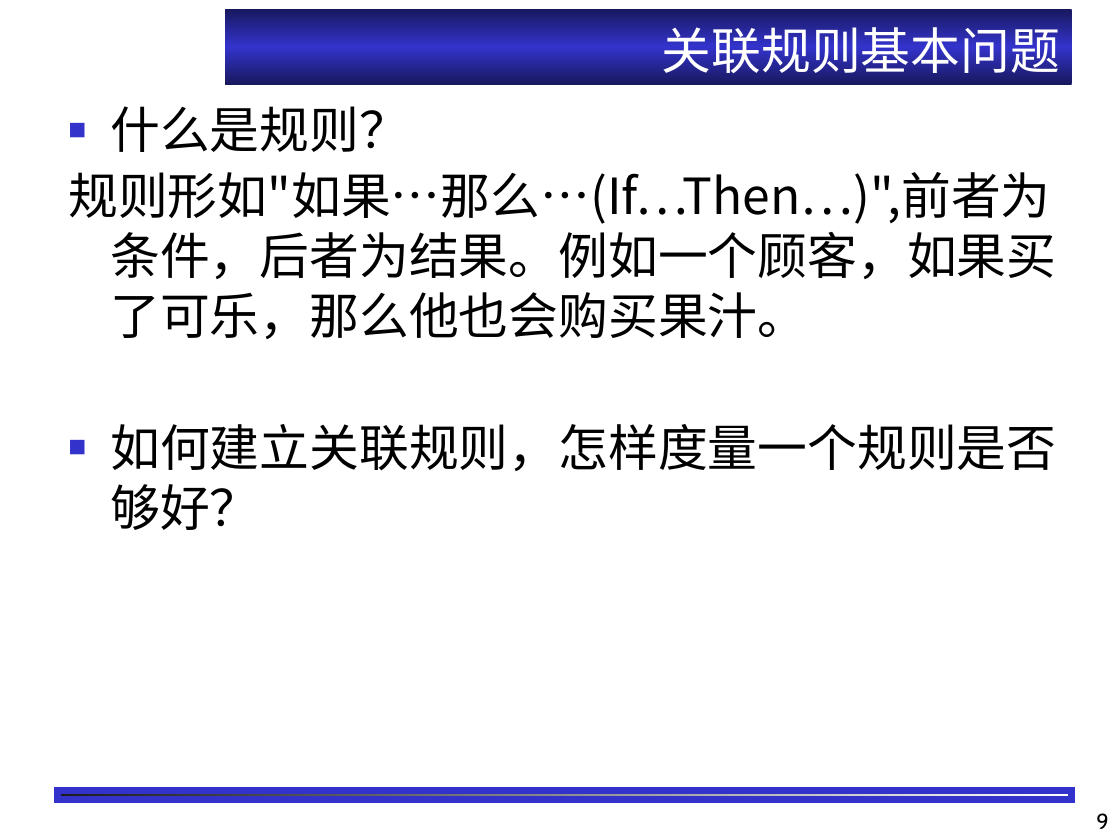
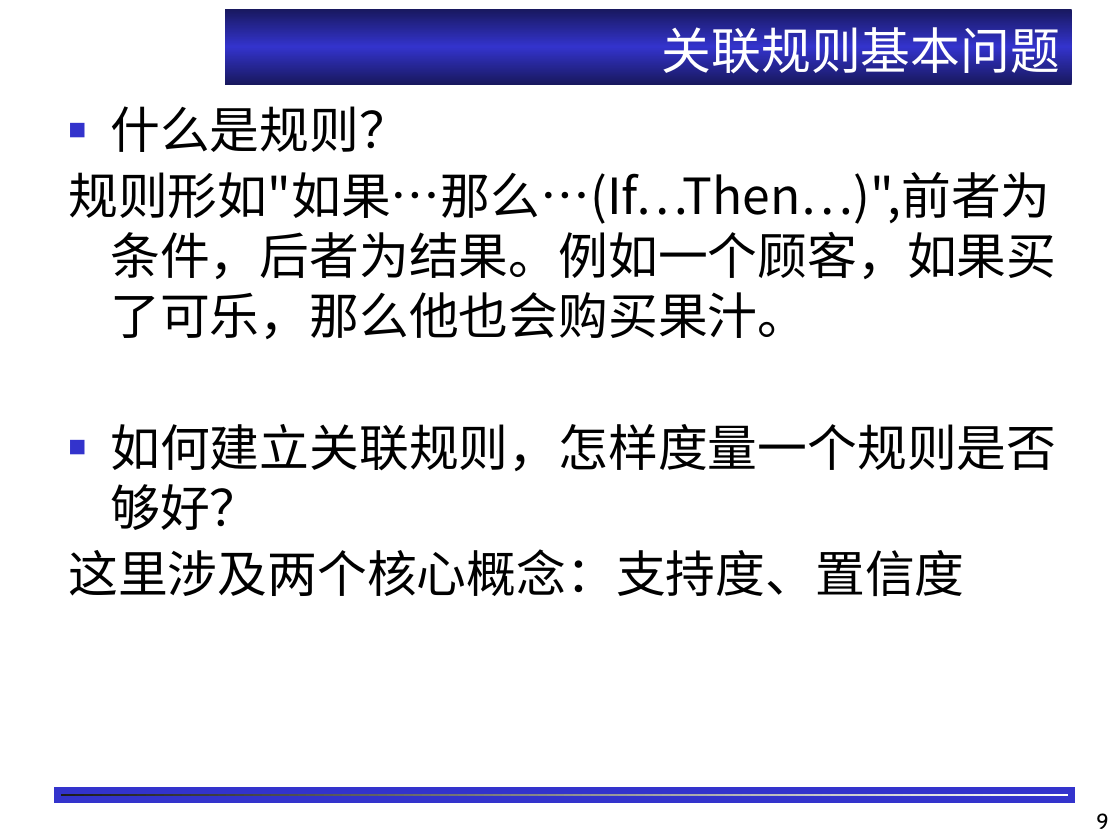
Before and after one commit to shfkuang/shfkuang.github.io, a slide deck: slide 9 of dm/lecture/ch3.1.ppt. Drawn at 1120x840 pixels with LibreOffice and Linux fonts; fonts in the diff are those of the drawing; background and template pictures are left out. Boxes give left, top, right and bottom in pixels: in the first picture for what was removed or moved away, otherwise in the second. Text is boxed around its words. In the diff, an @@ line names an element or a change of style, - is before the commit and + after.

```diff
--- a/dm/lecture/ch3.1.ppt
+++ b/dm/lecture/ch3.1.ppt
@@ text at [68, 549, 964, 596]: paragraph added @@
+这里涉及两个核心概念：支持度、置信度
```
Also in this commit, not shown: 6 other slides changed, 2 other files.
